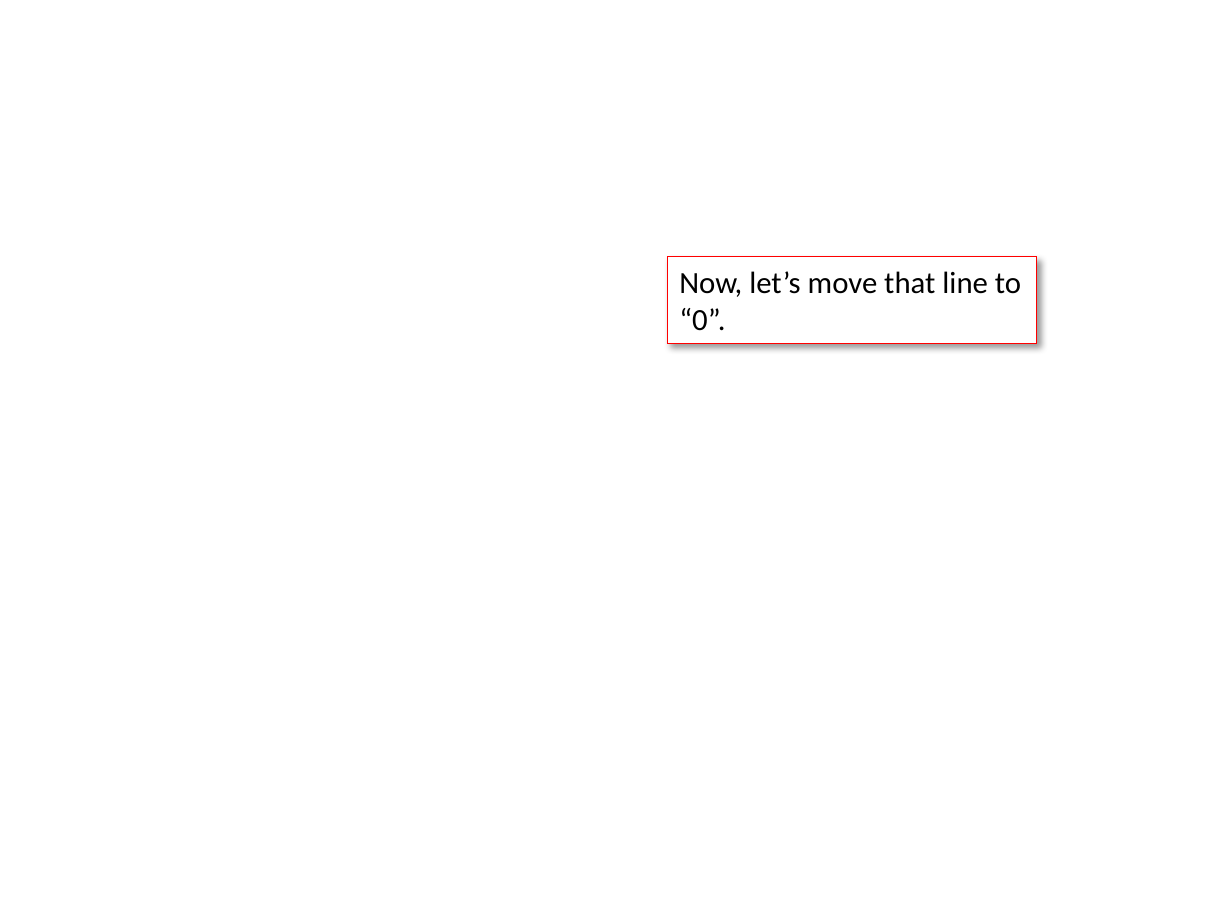
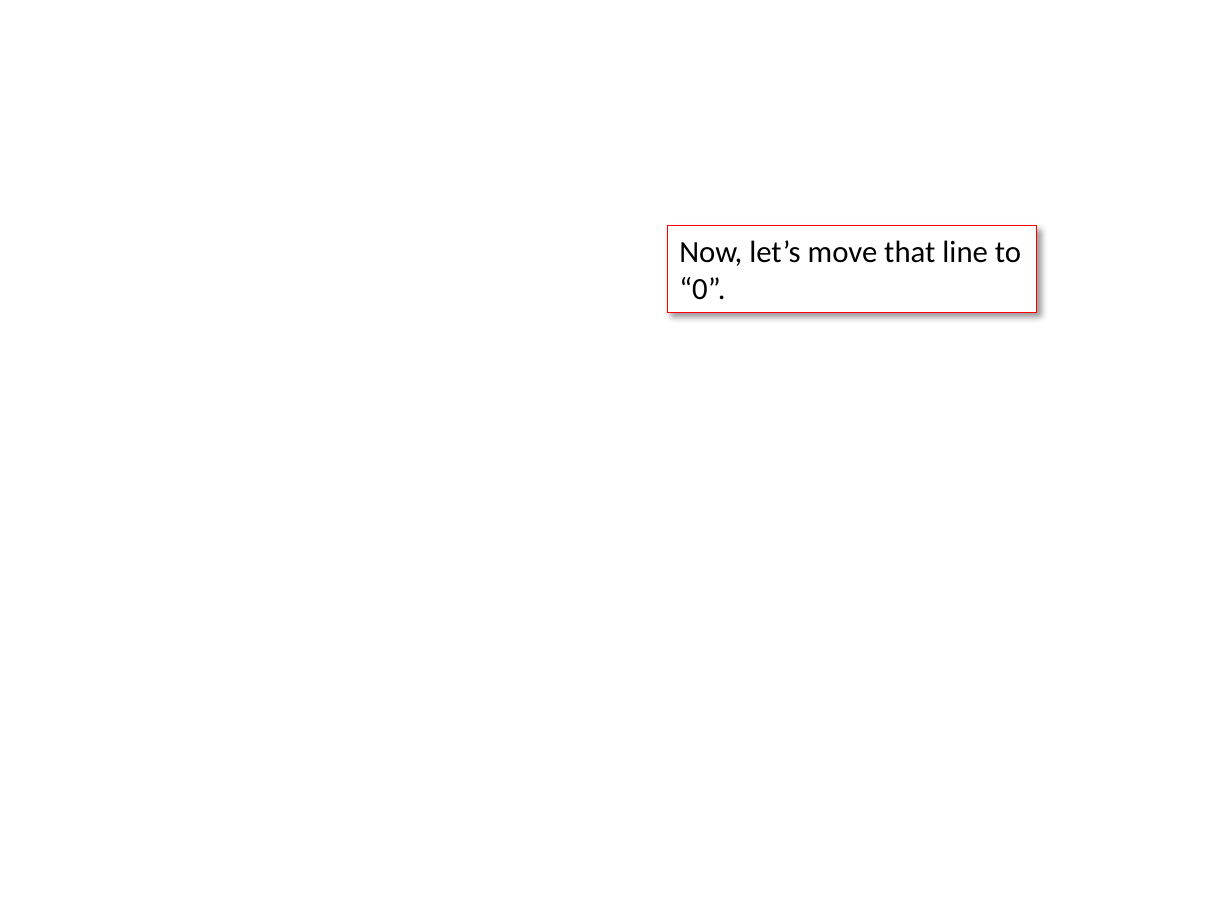
Before and after one commit to qitools/charts, a slide deck: slide 4 of inst/www/How does multiple regression work.pptx. Drawn at 1232x924 pixels with LibreOffice and Linux fonts; fonts in the diff are those of the drawing; background and template pictures are left out. Boxes give left, top, right and bottom in pixels: in the first picture for what was removed or moved away, otherwise in the second. Text is boxed around its words. In the diff, an @@ line names an element or a change of style, - is before the commit and + after.

```diff
--- a/inst/www/How does multiple regression work.pptx
+++ b/inst/www/How does multiple regression work.pptx
@@ rectangle "Now, let’s move that line ...": place and size @@
-rectangle "Now, let’s move that line ..." at (668, 256, 1037, 344)
+rectangle "Now, let’s move that line ..." at (668, 225, 1037, 313)
```
Also in this commit, not shown: 6 other slides changed, 2 other files.
